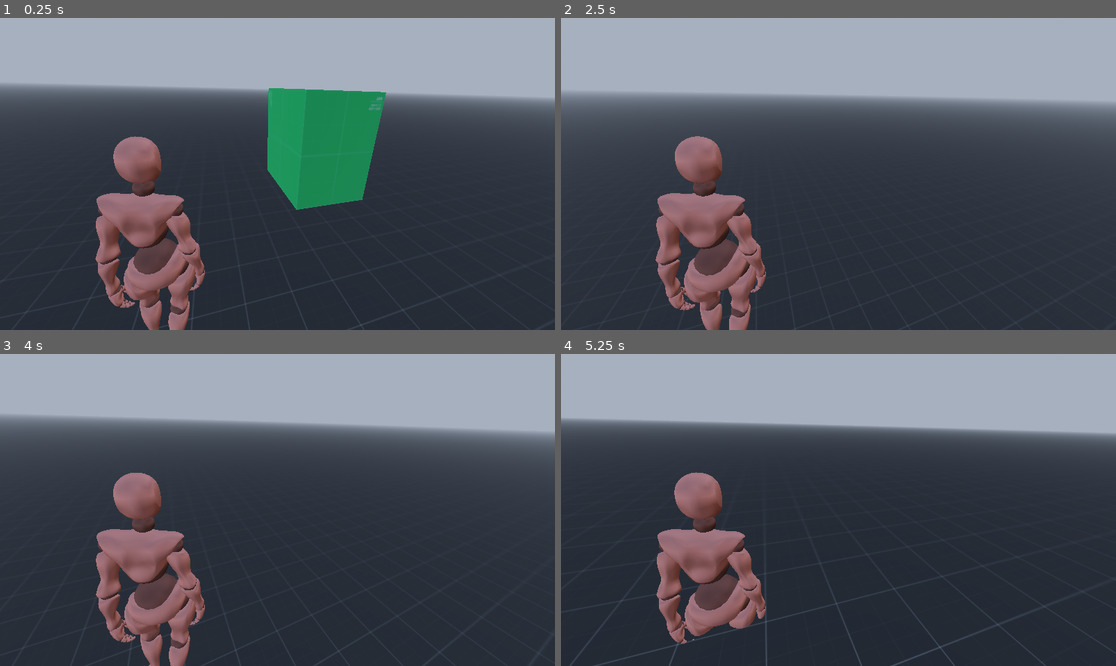
Above: before the commit, frames 1-4 (two rows, left to right).
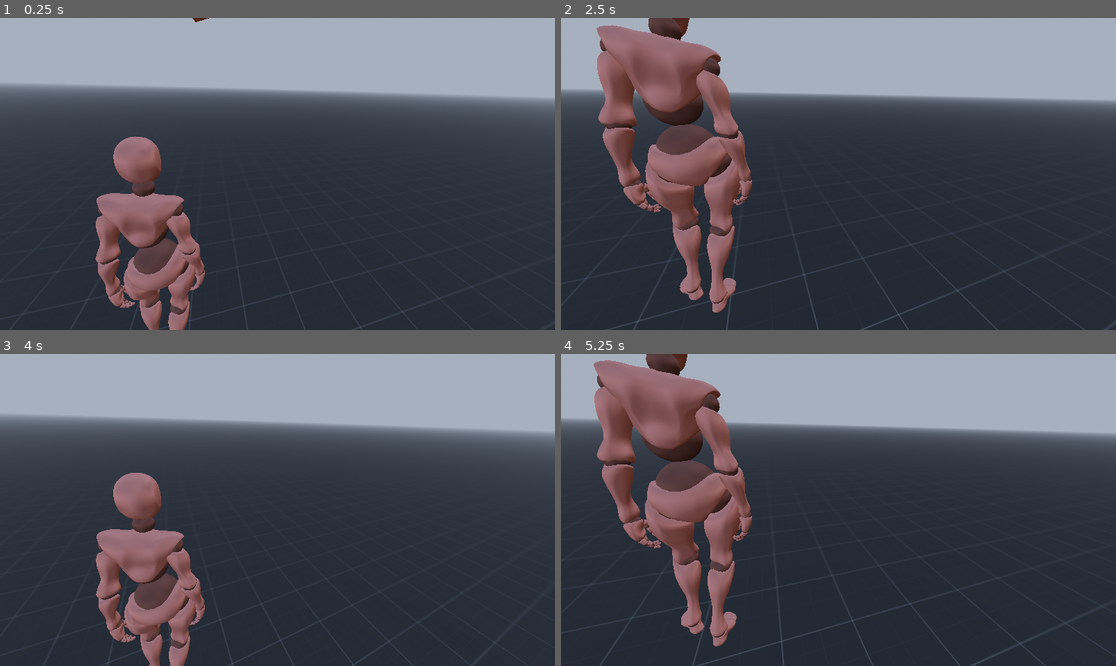
Above: after the commit, the same moments.

Repository: BenjaNavarro/oni-academy
Game: Godot game, scene res://scenes/main.tscn
Same seed, same stepped clock (60 frames per second), same inputs: the game is played once before the commit and once after it.
Inputs (mouse positions are in pixels of both pictures, inside the frame that each line leads up to):
- Up to frame 1 (0.25 s): no input
- Up to frame 2 (2.5 s): tap Enter at 0.5 s; move the mouse to (866, 174) at 0.52 s; hold Shift (sprint) 0.53-1.28 s; hold W (move_forward) from 0.53 s (still down); tap Ctrl (crouch) at 0.6, 2.3 s; tap Space (jump) at 0.77, 1.07, 1.52, 1.55, 1.82 s; move the mouse to (810, 174) at 1.27 s; tap Shift (sprint) at 1.35 s; move the mouse to (849, 167) at 2.02 s; hold Space (jump) from 2.03 s (still down)
- Up to frame 3 (4 s): keep holding W (move_forward); move the mouse to (271, 516) at 2.77 s; release Space (jump) at 2.78 s; tap Ctrl (crouch) at 2.85 s; tap Space (jump) at 3.02, 3.32, 3.5, 3.77, 3.8 s; tap Shift (sprint) at 3.05 s; move the mouse to (316, 513) at 3.52 s; hold Shift (sprint) from 3.53 s (still down)
- Up to frame 4 (5.25 s): keep holding W (move_forward); tap Space (jump) at 4.07, 4.52, 4.82 s; move the mouse to (794, 506) at 4.27 s; release Shift (sprint) at 4.28 s; tap Enter at 4.35 s; tap Ctrl (crouch) at 4.55 s; move the mouse to (844, 510) at 5.02 s; hold Shift (sprint) from 5.03 s (still down); tap Keypad Enter at 5.1 s

The runs differ from the first frame. In frame 1, 6.9% of the frame differs, in the area x 3-80%, y 0-100%; in frame 2, 21%, in the area x 0-100%, y 0-100%; in frame 3, less than 0.1%; in frame 4, 16%.

Commit message:
Update

Diff:
--- a/project.godot
+++ b/project.godot
@@ -8,11 +8,15 @@
 
 config_version=5
 
+[animation]
+
+compatibility/default_parent_skeleton_in_mesh_instance_3d=true
+
 [application]
 
 config/name="Oni Academy"
 run/main_scene="uid://dj15ui0xbk6g0"
-config/features=PackedStringArray("4.5", "GL Compatibility")
+config/features=PackedStringArray("4.6", "GL Compatibility")
 config/icon="res://icon.svg"
 
 [input]
--- /dev/null
+++ b/scenes/PhysicsBox.tscn
@@ -0,0 +1,15 @@
+[gd_scene format=3 uid="uid://c8am1ga3o8gew"]
+
+[ext_resource type="Script" uid="uid://btjss1ct4xdu5" path="res://scripts/physics_box.gd" id="1_6gue6"]
+
+[sub_resource type="BoxShape3D" id="BoxShape3D_6gue6"]
+
+[node name="PhysicsBox" type="RigidBody3D" unique_id=1252272527]
+contact_monitor = true
+max_contacts_reported = 4
+script = ExtResource("1_6gue6")
+
+[node name="CollisionShape3D" type="CollisionShape3D" parent="." unique_id=298400558]
+shape = SubResource("BoxShape3D_6gue6")
+
+[node name="MeshInstance3D" type="MeshInstance3D" parent="." unique_id=1915996903]
--- /dev/null
+++ b/scenes/green_physics_box.tscn
@@ -0,0 +1,24 @@
+[gd_scene format=3 uid="uid://d3neaflwo56k5"]
+
+[ext_resource type="PackedScene" uid="uid://c8am1ga3o8gew" path="res://scenes/PhysicsBox.tscn" id="1_j6rq7"]
+[ext_resource type="Texture2D" uid="uid://gu3rmvirnjei" path="res://assets/textures/texture_01_green.png" id="2_bx7ab"]
+
+[sub_resource type="BoxShape3D" id="BoxShape3D_bx7ab"]
+size = Vector3(0.1, 0.1, 0.1)
+
+[sub_resource type="StandardMaterial3D" id="StandardMaterial3D_oty4g"]
+albedo_texture = ExtResource("2_bx7ab")
+uv1_triplanar = true
+
+[sub_resource type="BoxMesh" id="BoxMesh_4yy3r"]
+
+[node name="PhysicsBox" unique_id=1252272527 instance=ExtResource("1_j6rq7")]
+size = Vector3(0.1, 0.1, 0.1)
+
+[node name="CollisionShape3D" parent="." index="0" unique_id=298400558]
+shape = SubResource("BoxShape3D_bx7ab")
+
+[node name="MeshInstance3D" parent="." index="1" unique_id=1915996903]
+transform = Transform3D(0.1, 0, 0, 0, 0.1, 0, 0, 0, 0.1, 0, 0, 0)
+material_override = SubResource("StandardMaterial3D_oty4g")
+mesh = SubResource("BoxMesh_4yy3r")
--- a/scenes/main.tscn
+++ b/scenes/main.tscn
@@ -1,9 +1,9 @@
-[gd_scene load_steps=13 format=3 uid="uid://dj15ui0xbk6g0"]
+[gd_scene format=3 uid="uid://dj15ui0xbk6g0"]
 
 [ext_resource type="Texture2D" uid="uid://by3d6q7nor42a" path="res://assets/textures/texture_01.png" id="1_jyhfs"]
-[ext_resource type="Texture2D" uid="uid://cv68q5owf8c4c" path="res://assets/textures/texture_05.png" id="2_tbgi4"]
-[ext_resource type="Texture2D" uid="uid://gu3rmvirnjei" path="res://assets/textures/texture_01_green.png" id="3_tefeu"]
-[ext_resource type="Texture2D" uid="uid://irx8eerrckmg" path="res://assets/textures/texture_02.png" id="4_o6xl0"]
+[ext_resource type="PackedScene" uid="uid://bqr0p6rxdbmsf" path="res://scenes/orange_physics_box.tscn" id="3_sugp2"]
+[ext_resource type="PackedScene" uid="uid://d3neaflwo56k5" path="res://scenes/green_physics_box.tscn" id="4_jyhfs"]
+[ext_resource type="PackedScene" uid="uid://bsd4uhmap7qk4" path="res://scenes/purple_physics_box.tscn" id="5_tbgi4"]
 [ext_resource type="PackedScene" uid="uid://cgg6qsq21tolm" path="res://scenes/player.tscn" id="6_o6xl0"]
 
 [sub_resource type="ProceduralSkyMaterial" id="ProceduralSkyMaterial_tipki"]
@@ -24,47 +24,47 @@
 albedo_texture = ExtResource("1_jyhfs")
 uv1_triplanar = true
 
-[sub_resource type="StandardMaterial3D" id="StandardMaterial3D_eb6dy"]
-albedo_texture = ExtResource("2_tbgi4")
-uv1_triplanar = true
+[node name="World" type="Node3D" unique_id=1045941908]
 
-[sub_resource type="StandardMaterial3D" id="StandardMaterial3D_trceg"]
-albedo_texture = ExtResource("3_tefeu")
-
-[sub_resource type="StandardMaterial3D" id="StandardMaterial3D_a8y0u"]
-albedo_texture = ExtResource("4_o6xl0")
-
-[node name="World" type="Node3D"]
-transform = Transform3D(1, 0, 0, 0, 1, 0, 0, 0, 1, 0, 0.6684568, 0)
-
-[node name="WorldEnvironment" type="WorldEnvironment" parent="."]
+[node name="WorldEnvironment" type="WorldEnvironment" parent="." unique_id=366683471]
 environment = SubResource("Environment_choun")
 
-[node name="Map" type="Node3D" parent="."]
+[node name="Map" type="Node3D" parent="." unique_id=751632534]
 transform = Transform3D(1, 0, 0, 0, 1, 0, 0, 0, 1, 0, -0.72200775, 0)
 
-[node name="Floor" type="CSGBox3D" parent="Map"]
-transform = Transform3D(1, 0, 0, 0, 1, 0, 0, 0, 1, 0.05077988, -0.42629027, -0.030012488)
+[node name="Floor" type="CSGBox3D" parent="Map" unique_id=1959426907]
+transform = Transform3D(1, 0, 0, 0, 1, 0, 0, 0, 1, 0.03187591, -0.4262898, -0.01670301)
 material_override = SubResource("StandardMaterial3D_ya4ey")
 use_collision = true
 size = Vector3(1000, 0, 1000)
 
-[node name="CSGBox3D" type="CSGBox3D" parent="Map"]
-transform = Transform3D(-0.0072256625, 0.7830546, -0.6219108, -0.9999738, -0.00565816, 0.0044937977, -2.8069598e-08, 0.6219271, 0.783075, 2.4825974, 0.38002366, 1.1836272)
-material_override = SubResource("StandardMaterial3D_eb6dy")
-use_collision = true
-size = Vector3(1.5791016, 0.8198242, 1)
+[node name="Player" parent="." unique_id=1128322047 instance=ExtResource("6_o6xl0")]
+transform = Transform3D(1, 0, 0, 0, 1, 0, 0, 0, 1, 0, -1.1419601, -0.76358557)
+speed_base = 5.0
+speed_sprint = 8.0
+crouch_speed = 2.5
+jump_base_force = 2.0
+long_jump_boost = 9.0
+bunny_hop_boost = 4.0
+push_force = 4.0
 
-[node name="CSGBox3D3" type="CSGBox3D" parent="Map"]
-transform = Transform3D(0.99991226, 0.007985555, 0.010560485, -0.007972054, 0.99996746, -0.0013178491, -0.010570664, 0.0012335812, 0.9999433, 2.409467, 0.5808445, -3.495792)
-material_override = SubResource("StandardMaterial3D_trceg")
-use_collision = true
-size = Vector3(1.426, 2, 2)
+[node name="PhysicsBox" parent="." unique_id=1252272527 instance=ExtResource("3_sugp2")]
+transform = Transform3D(0.9340117, -0.19234008, -0.30104396, 0.2622354, 0.9413984, 0.21213613, 0.2426, -0.27708203, 0.92971545, 0.57685363, 2.2601104, -0.96330893)
+input_ray_pickable = false
+can_sleep = false
+contact_monitor = false
+max_contacts_reported = 0
 
-[node name="CSGBox3D2" type="CSGBox3D" parent="Map"]
-transform = Transform3D(-0.976876, 0.21077552, -0.035871122, -0.03541228, 0.0059521273, 0.99935514, 0.2108532, 0.9775163, 0.0016495027, -2.6472192, 0.066106975, 1.8223794)
-material_override = SubResource("StandardMaterial3D_a8y0u")
-use_collision = true
+[node name="PhysicsBox2" parent="." unique_id=212608972 instance=ExtResource("4_jyhfs")]
+transform = Transform3D(1, 0, 0, 0, 1, 0, 0, 0, 1, -3.240467, 1.2589128, -0.20697951)
+can_sleep = false
+contact_monitor = false
+max_contacts_reported = 0
 
-[node name="Player" parent="." instance=ExtResource("6_o6xl0")]
-transform = Transform3D(1, 0, 0, 0, 1, 0, 0, 0, 1, 0, -1.1332357, -0.76358557)
+[node name="PhysicsBox3" parent="." unique_id=1328809979 instance=ExtResource("5_tbgi4")]
+transform = Transform3D(1, 0, 0, 0, 1, 0, 0, 0, 1, -3.2529812, 0.8032135, 0)
+mass = 10.0
+can_sleep = false
+contact_monitor = false
+max_contacts_reported = 0
+size = Vector3(0.5, 0.5, 0.5)
--- /dev/null
+++ b/scenes/orange_physics_box.tscn
@@ -0,0 +1,23 @@
+[gd_scene format=3 uid="uid://bqr0p6rxdbmsf"]
+
+[ext_resource type="PackedScene" uid="uid://c8am1ga3o8gew" path="res://scenes/PhysicsBox.tscn" id="1_7ke46"]
+[ext_resource type="Texture2D" uid="uid://cv68q5owf8c4c" path="res://assets/textures/texture_05.png" id="2_lxmlx"]
+
+[sub_resource type="BoxShape3D" id="BoxShape3D_lxmlx"]
+resource_name = "texture"
+
+[sub_resource type="StandardMaterial3D" id="StandardMaterial3D_lxmlx"]
+albedo_texture = ExtResource("2_lxmlx")
+uv1_triplanar = true
+
+[sub_resource type="BoxMesh" id="BoxMesh_lxmlx"]
+
+[node name="PhysicsBox" unique_id=1252272527 instance=ExtResource("1_7ke46")]
+mass = 50.0
+
+[node name="CollisionShape3D" parent="." index="0" unique_id=298400558]
+shape = SubResource("BoxShape3D_lxmlx")
+
+[node name="MeshInstance3D" parent="." index="1" unique_id=1915996903]
+material_override = SubResource("StandardMaterial3D_lxmlx")
+mesh = SubResource("BoxMesh_lxmlx")
--- a/scenes/player.tscn
+++ b/scenes/player.tscn
@@ -1,25 +1,41 @@
-[gd_scene load_steps=4 format=3 uid="uid://cgg6qsq21tolm"]
+[gd_scene format=3 uid="uid://cgg6qsq21tolm"]
 
 [ext_resource type="PackedScene" uid="uid://bn6ebifkfg2nk" path="res://assets/models/mixamo_base.glb" id="1_3vyb7"]
 [ext_resource type="Script" uid="uid://bk8k2icuoioc6" path="res://scripts/player.gd" id="1_g2els"]
 
 [sub_resource type="CylinderShape3D" id="CylinderShape3D_g2els"]
 
-[node name="Player" type="CharacterBody3D"]
+[sub_resource type="AnimationNodeStateMachine" id="AnimationNodeStateMachine_g2els"]
+
+[node name="Player" type="CharacterBody3D" unique_id=2073427431]
+transform = Transform3D(2, 0, 0, 0, 2, 0, 0, 0, 2, 0, 0, 0)
 script = ExtResource("1_g2els")
+speed_base = 2.5
+speed_sprint = 4.0
+crouch_speed = 1.25
+jump_base_force = 2.25
+air_control = 0.1
+long_jump_boost = 5.0
 
-[node name="CollisionShape3D" type="CollisionShape3D" parent="."]
+[node name="CollisionShape3D" type="CollisionShape3D" parent="." unique_id=1264598245]
 transform = Transform3D(1, 0, 0, 0, 1, 0, 0, 0, 1, 0, 1, 0)
 shape = SubResource("CylinderShape3D_g2els")
 
-[node name="visuals" type="Node3D" parent="."]
+[node name="visuals" type="Node3D" parent="." unique_id=1701199503]
 
-[node name="mixamo_base" parent="visuals" instance=ExtResource("1_3vyb7")]
+[node name="mixamo_base" parent="visuals" unique_id=130676606 instance=ExtResource("1_3vyb7")]
 transform = Transform3D(-0.99999845, 0, -0.0017627786, 0, 1, 0, 0.0017627786, 0, -0.99999845, 0.005217552, 0, 0)
 
-[node name="camera_mount" type="Node3D" parent="."]
+[node name="camera_mount" type="Node3D" parent="." unique_id=1858632563]
 transform = Transform3D(1, 0, 0, 0, 1, 0, 0, 0, 1, 0, 1.5, 0)
 
-[node name="Camera3D" type="Camera3D" parent="camera_mount"]
+[node name="Camera3D" type="Camera3D" parent="camera_mount" unique_id=921479968]
 transform = Transform3D(0.9548832, 0.09274262, -0.28212926, 0.025337864, 0.92108357, 0.38853964, 0.29589882, -0.37815854, 0.87717736, 0.4032383, 0.51453125, 1.1329277)
 current = true
+
+[node name="AnimationTree" type="AnimationTree" parent="." unique_id=1158770008]
+root_node = NodePath("../visuals/mixamo_base")
+tree_root = SubResource("AnimationNodeStateMachine_g2els")
+anim_player = NodePath("../visuals/mixamo_base/AnimationPlayer")
+
+[editable path="visuals/mixamo_base"]
--- /dev/null
+++ b/scenes/purple_physics_box.tscn
@@ -0,0 +1,21 @@
+[gd_scene format=3 uid="uid://bsd4uhmap7qk4"]
+
+[ext_resource type="PackedScene" uid="uid://c8am1ga3o8gew" path="res://scenes/PhysicsBox.tscn" id="1_0wciy"]
+[ext_resource type="Texture2D" uid="uid://irx8eerrckmg" path="res://assets/textures/texture_02.png" id="2_r6xu2"]
+
+[sub_resource type="BoxShape3D" id="BoxShape3D_r6xu2"]
+
+[sub_resource type="StandardMaterial3D" id="StandardMaterial3D_erado"]
+albedo_texture = ExtResource("2_r6xu2")
+uv1_triplanar = true
+
+[sub_resource type="BoxMesh" id="BoxMesh_ebjp5"]
+
+[node name="PhysicsBox" unique_id=1252272527 instance=ExtResource("1_0wciy")]
+
+[node name="CollisionShape3D" parent="." index="0" unique_id=298400558]
+shape = SubResource("BoxShape3D_r6xu2")
+
+[node name="MeshInstance3D" parent="." index="1" unique_id=1915996903]
+material_override = SubResource("StandardMaterial3D_erado")
+mesh = SubResource("BoxMesh_ebjp5")
--- /dev/null
+++ b/scripts/physics_box.gd
@@ -0,0 +1,21 @@
+@tool # <--- Esto permite ver los cambios en el editor en tiempo real
+extends RigidBody3D
+
+@export var size := Vector3(1.0, 1.0, 1.0):
+	set(value):
+		size = value
+		update_box() # Se ejecuta cada vez que cambias el valor en el Inspector
+
+func _ready():
+	update_box()
+
+func update_box():
+	# 1. Ajustamos el tamaño visual (Nodo MeshInstance3D)
+	if has_node("MeshInstance3D"):
+		$MeshInstance3D.scale = size
+
+	# 2. Ajustamos la colisión de forma única
+	if has_node("CollisionShape3D"):
+		var box_shape = BoxShape3D.new()
+		box_shape.size = size
+		$CollisionShape3D.shape = box_shape
--- a/scripts/player.gd
+++ b/scripts/player.gd
@@ -6,6 +6,12 @@
 @export var crouch_speed = 2.5
 @export var mouse_sensitivity = 0.002
 
+# --- CONFIGURACIÓN DEL DASH ---
+@export var dash_speed = 25.0       # Velocidad explosiva del dash
+@export var dash_duration = 0.2    # Cuánto dura el impulso (en segundos)
+@export var dash_cooldown_max = 1.0 # Tiempo para volver a usarlo
+@export var double_tap_window = 0.3 # Tiempo máximo entre toques para detectar doble shift
+
 # --- NODOS ---
 @onready var collision_shape = $CollisionShape3D
 @onready var visuals = $visuals
@@ -13,7 +19,12 @@
 
 @export var jump_base_force = 4.5
 @export var air_control = 0.3
+@export var long_jump_boost = 10.0  # Fuerza horizontal del salto largo
+@export var bunny_hop_boost = 2.0   # Pequeño empujón al encadenar saltos
+@export var push_force = 1.0 # Ajusta este valor para empujar más fuerte o más suave
+
 var jump_charge = 0.0
+var jump_cooldown = 0.0
 var max_jump_charge = 1.0 # 1.0 extra (doble de salto)
 var is_charging = false
 
@@ -22,6 +33,11 @@
 var is_crouching = false
 var default_height = 2.0
 var crouch_height = 1.0
+
+var dash_timer = 0.0          # Cronómetro de la duración del dash
+var dash_cooldown = 0.0       # Cronómetro del enfriamiento
+var last_sprint_tap = 0.0     # Cuándo fue la última vez que tocamos Shift
+var is_dashing = false
 
 func _ready():
 	Input.set_mouse_mode(Input.MOUSE_MODE_CAPTURED)
@@ -34,7 +50,25 @@
 		camera_mount.rotate_x(-event.relative.y * mouse_sensitivity) # Gira la cámara (Eje X)
 		camera_mount.rotation.x = clamp(camera_mount.rotation.x, -1.2, 1.2) # Límite de mirada
 
+	# DASH: Usamos event.is_action_pressed para detectar el clic inicial
+	if event.is_action_pressed("sprint"):
+		var current_time = Time.get_ticks_msec() / 1000.0
+
+		if current_time - last_sprint_tap < double_tap_window and dash_cooldown <= 0:
+			start_dash()
+
+		last_sprint_tap = current_time
+
 func _physics_process(delta):
+	# Reducir cronómetros
+	if dash_timer > 0:
+		dash_timer -= delta
+	else:
+		is_dashing = false
+
+	if dash_cooldown > 0:
+		dash_cooldown -= delta
+
 	# 1. GRAVEDAD
 	if not is_on_floor():
 		velocity += get_gravity() * delta
@@ -46,10 +80,14 @@
 	handle_jump_logic(delta)
 
 	# 4. PROCESAR MOVIMIENTO
-	handle_movement_logic(delta)
+	if not is_dashing:
+		handle_movement_logic(delta)
 
 	# 5. EJECUTAR FÍSICAS
 	move_and_slide()
+
+	# 6. EMPUJAR OBJETOS (¡Añade esto!)
+	handle_box_pushing()
 
 func handle_states():
 	# Sprint frontal
@@ -61,26 +99,19 @@
 		toggle_crouch_logic()
 
 func toggle_crouch_logic():
-	var tween = create_tween().set_parallel(true)
+	var tween = create_tween().set_parallel(true).set_trans(Tween.TRANS_SINE)
 
 	if is_crouching:
-		# --- ESTADO AGACHADO ---
-		tween.tween_property(collision_shape.shape, "height", 1.0, 0.1)
-
-		if is_on_floor():
-			# Si está en el suelo, se agacha normal (baja la cabeza)
-			tween.tween_property(collision_shape, "position:y", 0.5, 0.1)
-			tween.tween_property(camera_mount, "position:y", 0.8, 0.1)
-		else:
-			# SI ESTÁ EN EL AIRE (Estilo Half-Life 2):
-			# Mantenemos la cámara arriba, pero subimos la colisión para recoger piernas
-			tween.tween_property(collision_shape, "position:y", 1.5, 0.1)
-			# La cámara se queda casi igual para no perder visibilidad
-			tween.tween_property(camera_mount, "position:y", 1.5, 0.1)
-	else:
-		# --- VOLVER A ESTADO NORMAL ---
-		tween.tween_property(collision_shape.shape, "height", 2.0, 0.1)
-		tween.tween_property(collision_shape, "position:y", 1.0, 0.1)
+		# En lugar de mover el nodo, solo encogemos la forma
+		# y ajustamos la posición de visuales y cámara
+		tween.tween_property(collision_shape.shape, "height", crouch_height, 0.1)
+		# Bajamos la posición de la colisión para que los pies se queden en el suelo (y=0.5 si la altura es 1)
+		tween.tween_property(collision_shape, "position:y", 0.5, 0.1)
+		tween.tween_property(camera_mount, "position:y", 0.8, 0.1)
+	else:
+		# Para levantarse, primero verificamos si hay algo arriba (opcional pero recomendado)
+		tween.tween_property(collision_shape.shape, "height", default_height, 0.1)
+		tween.tween_property(collision_shape, "position:y", 1.0, 0.1) # Centro a 1.0 si altura es 2.0
 		tween.tween_property(camera_mount, "position:y", 1.5, 0.1)
 
 func handle_movement_logic(delta):
@@ -106,27 +137,96 @@
 			velocity.x = lerp(velocity.x, direction.x * current_speed, air_control * delta * 5.0)
 			velocity.z = lerp(velocity.z, direction.z * current_speed, air_control * delta * 5.0)
 
+	if is_sprinting:
+		# Si el input es hacia adelante (y < 0 en get_vector), permitimos velocidad máxima
+		if input_dir.y < -0.5:
+			current_speed = speed_sprint
+		else:
+			# Penalización por correr de lado o atrás (ej: 70% del sprint)
+			current_speed = speed_sprint * 0.7
 
 func handle_jump_logic(delta):
+	# Reducimos el cooldown cada frame
+	if jump_cooldown > 0:
+		jump_cooldown -= delta
+
 	if is_on_floor():
+		# Lógica existente: Levantarse al saltar si estás agachado
 		if Input.is_action_just_pressed("jump") and is_crouching:
 			is_crouching = false
-			toggle_crouch_logic() # Se pone de pie antes de saltar
-		# Mientras mantienes ESPACIO, cargas el salto (Prototype)
+			toggle_crouch_logic()
+
+		# --- FASE DE CARGA ---
 		if Input.is_action_pressed("jump"):
 			is_charging = true
 			jump_charge = move_toward(jump_charge, max_jump_charge, delta * 1.5)
-			# Opcional: imprimir carga para ver si funciona
-			# print("Cargando salto: ", jump_charge)
-
-		# Al soltar ESPACIO, aplicamos la fuerza acumulada
+
+		# --- FASE DE LANZAMIENTO (Al soltar Espacio) ---
 		if Input.is_action_just_released("jump") and is_charging:
-			var total_jump = jump_base_force + (jump_charge * 1)
-			velocity.y = total_jump
-
-			# Reset
+			# Detectamos si el jugador está pulsando "adelante" (W o Joystick arriba)
+			var input_dir = Input.get_vector("move_left", "move_right", "move_forward", "move_back")
+			var is_moving_forward = input_dir.y < -0.5 # -1 es hacia adelante puro
+
+			# Caso 1: SALTO LARGO (Sprint + Carga alta + Adelante + Sin Cooldown)
+			if is_sprinting and is_moving_forward and jump_charge > 0.5 and jump_cooldown <= 0:
+				# Impulso horizontal fuerte basado en la carga
+				var horizontal_force = long_jump_boost * jump_charge
+				velocity += -transform.basis.z * horizontal_force
+
+				# Salto vertical más bajo (salto parabólico)
+				velocity.y = jump_base_force * 0.7
+				jump_cooldown = 1.2 # Penalización de tiempo por el esfuerzo
+
+			# Caso 2: BUNNY HOP (Sprint + Carga mínima + Adelante)
+			elif is_sprinting and is_moving_forward and jump_charge < 0.2:
+				velocity.y = jump_base_force
+				# Pequeño boost de inercia acumulativo
+				velocity += -transform.basis.z * bunny_hop_boost
+
+			# Caso 3: SALTO NORMAL / PROTOTYPE (Cualquier otra dirección o sin sprint)
+			else:
+				var total_jump = jump_base_force + (jump_charge * 1.5)
+				velocity.y = total_jump
+
+			# Reset de estado
 			is_charging = false
 			jump_charge = 0.0
-	else:
-		# Si estamos en el aire, cancelamos la carga por si acaso
+
+	else:
+		# En el aire cancelamos la carga para evitar bugs
 		is_charging = false
+
+func handle_box_pushing():
+	# Revisamos colisiones después del move_and_slide
+	for i in get_slide_collision_count():
+		var collision = get_slide_collision(i)
+		var collider = collision.get_collider()
+
+		# Si es una de tus cajas RigidBody3D
+		if collider is RigidBody3D:
+			# Empujamos en dirección opuesta al choque
+			var direction = -collision.get_normal()
+
+			# Calculamos la fuerza (nuestra velocidad + la fuerza base)
+			# Dividimos por la masa para que la de 50kg sea más difícil de mover
+			var impulse = direction * push_force * velocity.length()
+
+			# Aplicamos el impulso en la posición del choque para que pueda rotar
+			collider.apply_impulse(impulse, collision.get_position() - collider.global_position)
+
+func start_dash():
+	is_dashing = true
+	dash_timer = dash_duration
+	dash_cooldown = dash_cooldown_max
+
+	# Obtenemos la dirección actual o vamos hacia adelante si no hay input
+	var input_dir = Input.get_vector("move_left", "move_right", "move_forward", "move_back")
+	var dir = (transform.basis * Vector3(input_dir.x, 0, input_dir.y)).normalized()
+
+	if dir == Vector3.ZERO:
+		dir = -transform.basis.z # Hacia adelante por defecto
+
+	# Aplicamos la velocidad de golpe
+	velocity.x = dir.x * dash_speed
+	velocity.z = dir.z * dash_speed
+	velocity.y = 0 # Opcional: Descomenta esto si quieres que el dash sea puramente horizontal
Binary file added: assets/models/Idle.fbx
Not shown, added: assets/models/Idle.fbx.import
Not shown, added: scripts/physics_box.gd.uid
